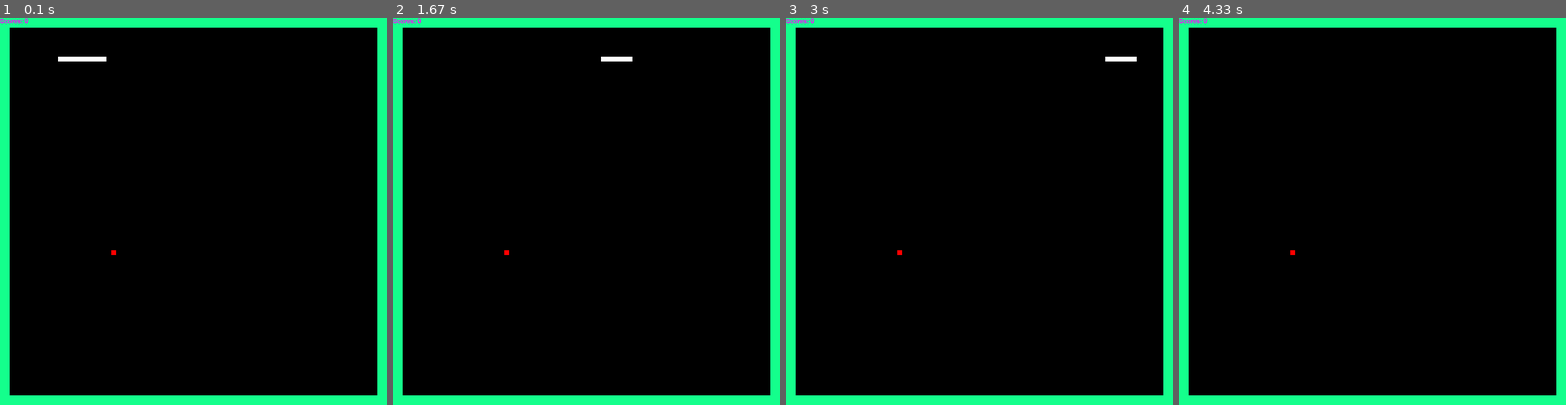
Above: before the commit, frames 1-4 (left to right).
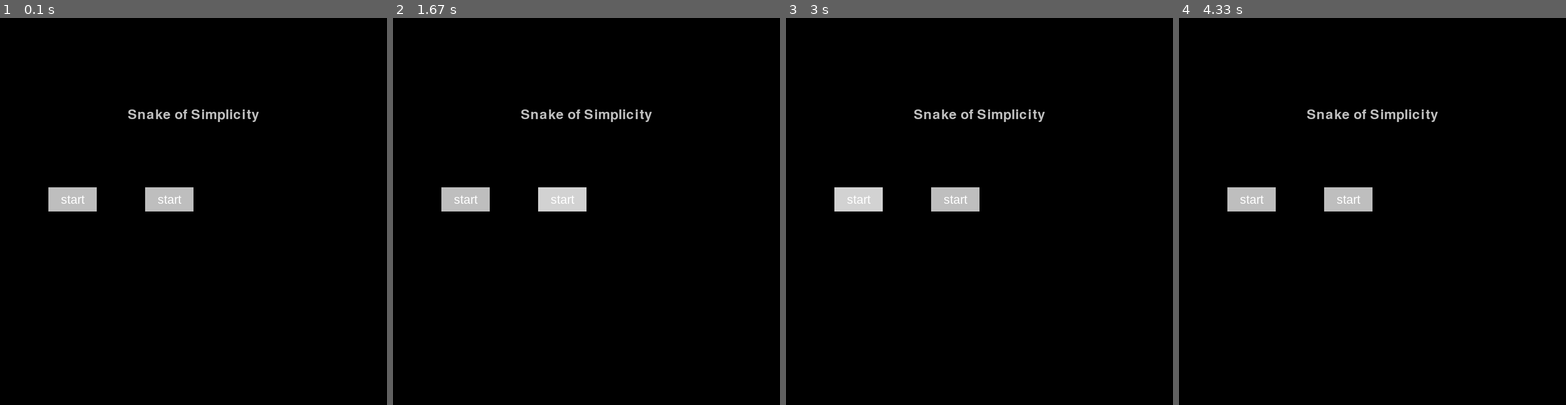
Above: after the commit, the same moments.

Repository: echocho/pygame_Snake
Game: pygame game, started from snake_class.py
The game is run twice, just before and just after one commit, with the same random seed, the same clock (stepped at 60 frames per second) and the same inputs.
Inputs (mouse positions are in pixels of both pictures, inside the frame that each line leads up to):
- Up to frame 1 (0.1 s): no input
- Up to frame 2 (1.67 s): click (466, 199) at 0.42 s, where only the run after the commit has a clickable "start"; click (571, 226) at 0.77 s; click (563, 199) at 1.6 s, where only the run after the commit has a clickable "start"
- Up to frame 3 (3 s): click (1037, 76) at 1.93 s; click (840, 199) at 2.77 s
- Up to frame 4 (4.33 s): click (1372, 257) at 3.1 s; click (1252, 199) at 3.93 s, where only the run after the commit has a clickable "start"; click (1225, 126) at 4.27 s

The runs differ from the first frame. In frame 1, 12% of the frame differs, in the area x 0-100%, y 0-100%; in frame 2, 12%; in frame 3, 12%; in frame 4, 12%.

Commit message:
variable names refactored

Diff:
--- a/snake_button.py
+++ b/snake_button.py
@@ -9,25 +9,25 @@
         self.banner = name
 
     def text_objects(self, text, font):
-        textSurface = font.render(text, True, WHITE)
-        return textSurface, textSurface.get_rect()
+        text_surface = font.render(text, True, WHITE)
+        return text_surface, text_surface.get_rect()
 
-    def create(self, Surface, inactive_color, x_pos, y_pos, width, height):
-        pygame.draw.rect(Surface, inactive_color, [x_pos, y_pos, width, height])
+    def create(self, surface, inactive_color, x_pos, y_pos, width, height):
+        pygame.draw.rect(surface, inactive_color, [x_pos, y_pos, width, height])
 
-    def mouseHoverEffect(self, Surface, active_color, x_pos, y_pos, width, height):
+    def mouse_hover_effect(self, surface, active_color, x_pos, y_pos, width, height):
         mouse = pygame.mouse.get_pos()
         if x_pos + width > mouse[0] > x_pos and y_pos + height > mouse[1] > y_pos:
-            pygame.draw.rect(Surface, active_color, [x_pos, y_pos, width, height])
+            pygame.draw.rect(surface, active_color, [x_pos, y_pos, width, height])
 
-    def addText(self, Surface, text, x_pos, y_pos, width, height, color):
-        set_textFont = pygame.font.SysFont('arial.ttf', 25)
-        textSurface, textArea = self.text_objects('start', set_textFont)
-        textArea.center = (x_pos+(width/2), (y_pos + height/2))
-        Surface.blit(textSurface, textArea)
+    def addText(self, surface, text, x_pos, y_pos, width, height, color):
+        set_text_font = pygame.font.SysFont('arial.ttf', 25)
+        text_surface, text_area = self.text_objects('start', set_text_font)
+        text_area.center = (x_pos+(width/2), (y_pos + height/2))
+        surface.blit(text_surface, text_area)
         pygame.display.update()
 
-    def addTrigger(self, x_pos, y_pos, width, height):
+    def add_trigger(self, x_pos, y_pos, width, height):
         mouse = pygame.mouse.get_pos()
         click = pygame.mouse.get_pressed()
         if x_pos + width > mouse[0] > x_pos and y_pos + height > mouse[1] > y_pos:
--- a/snake_class.py
+++ b/snake_class.py
@@ -1,14 +1,14 @@
 import pygame, random, time
 pygame.init()
+
 import snake_world
+import snake_food
+import snake_snake
+import snake_manu
+
 World = snake_world.World()
-import snake_button
-Button = snake_world.World()
-import snake_manu
 Manu = snake_manu.Manu()
-import snake_food
 Food = snake_food.Food()
-import snake_snake
 Snake = snake_snake.Snake()
 
 # -------------------
@@ -22,6 +22,7 @@
 FOOD_RANGE_2 = BORDER_THICKNESS = SCREEN_HEIGHT - 1.5*BORDER_THICKNESS
 SNAKE_RECT_LEN = 10
 INITIAL_SNAKE_LEN = 200
+
 BLACK = (0, 0, 0)
 GREEN = (20, 255, 140)
 LIGHT_GREY = (210, 210, 210)
@@ -32,8 +33,12 @@
 YELLOW = (255, 255, 0)
 CYAN = (0, 255, 255)
 BLUE = (100, 100, 255)
+
 SPEED = 5
 foodRectSize = 10
+
+INITIAL_SNAKE_X_POS = 80
+INITIAL_SNAKE_Y_POS = 80
 # -------------------
 # -------------------
 
@@ -41,83 +46,88 @@
 screen = pygame.display.set_mode(SCREEN_SIZE)
 clock = pygame.time.Clock()
 
+
 class BorderHitChecker:
+
     def __init__(self):
         self.status = False
-    def check():
-        (head_x_pos, head_y_pos) = Snake.headLocation()
+
+    def check(self):
+        (head_x_pos, head_y_pos) = Snake.head_location()
         if head_x_pos < BORDER_THICKNESS or head_x_pos > SCREEN_WIDTH - BORDER_THICKNESS or head_y_pos < BORDER_THICKNESS or head_y_pos > SCREEN_HEIGHT - BORDER_THICKNESS:
-            World.gameOver(screen)
+            World.game_over(screen)
             print('hit border')
             self.status = True
 
 class CollapseChecker:
+
     def __init__(self):
         self.status = False
-    def check():
-        if Snake.bodyList[-1] in Snake.bodyList[:-1]:
-            World.gameOver(screen)
-            print('collapes with itself')
-            print(Snake.bodyList)
+
+    def check(self):
+        if Snake.body_list[-1] in Snake.body_list[:-1]:
+            World.game_over(screen)
+            # print('Collapse with itself')
+            # print(Snake.bodyList)
             self.status = True
+
+
+Manu.game_intro(screen, 'Snake of Simplicity', 28)
 
 # main game loop
 def main_game_loop():
-    carryOn = True
+
+    carry_on = True
     score = 0
 
+    Snake.initialize_snake(screen, WHITE, INITIAL_SNAKE_X_POS, INITIAL_SNAKE_Y_POS)
+    Food.initialize_food(FOOD_RANGE_1, FOOD_RANGE_2)
+    print(Food.food_list)
 
-    Snake.initialize_snake(screen, WHITE, 80, 80)
-    Food.initialize_food(FOOD_RANGE_1, FOOD_RANGE_2)
-    print(Food.foodList)
-
-
-
-    while carryOn:
+    while carry_on:
         for event in pygame.event.get():
             if event.type == pygame.QUIT:
                 pygame.quit()
 
         screen.fill(BLACK)
 
-        # World.draw_border(screen, GREEN, SCREEN_WIDTH, SCREEN_HEIGHT, BORDER_THICKNESS)
-        World.draw_border(screen, GREEN, SCREEN_WIDTH, SCREEN_HEIGHT, 20)
+        # draw border
+        # World.draw_border(screen, GREEN, SCREEN_WIDTH, SCREEN_HEIGHT, BORDER_THICKNESS)-- to delete
+        World.draw_border(screen, GREEN, SCREEN_WIDTH, SCREEN_HEIGHT, BORDER_THICKNESS)
 
         Snake.move()
 
-
         # check if snake eats the food and then generate new food:
-        food_x, food_y = Food.currentLocation()
-        snake_x, snake_y = Snake.headLocation()
+        food_x, food_y = Food.current_location()
+        snake_x, snake_y = Snake.head_location()
         # print((food_x, food_y))
 
         if snake_x >= food_x and snake_x + SNAKE_RECT_LEN >= food_x + foodRectSize:
-            print('yes food in bodylist')
-            Snake.extendBody(food_x, food_y)
+            # print('yes food in bodylist')
+            Snake.extend_body(food_x, food_y)
             Food.generate_food(FOOD_RANGE_1, FOOD_RANGE_2)
 
         Food.draw_food(screen)
 
-
-
         World.score_cal(screen, score)
-
 
         Snake.draw_snake(screen, WHITE)
 
 
         # check if snake hits border
-        # BorderHitChecker.check()
-        # if BorderHitChecker().status == True:
-        #     carryOn = False
+        BorderHitChecker().check()
 
-        # CollapseChecker.check()
-        # if CollapseChecker().status == True:
-        #     carryOn = False
+        if BorderHitChecker().status:
+            carry_on = False
 
+        CollapseChecker().check()
 
-        # pygame.display.update()
-        # clock.tick(35)
+        if CollapseChecker().status:
+            carry_on = False
+
+        pygame.display.update()
+        clock.tick(35)
+
 
 main_game_loop()
 
--- a/snake_food.py
+++ b/snake_food.py
@@ -3,35 +3,45 @@
 
 RED = (255, 0, 0)
 
+
 class Food:
+
     foodRectSize = 10
+
     def __init__(self):
-        self.foodList = []
+        self.food_list = []
         self.color = RED
+        self.food_x_pos = None
+        self.food_y_pos = None
 
+    def food_list(self):
+        return self.food_list
 
-    def foodList():
-        return self.foodList
+    def current_location(self):
+        return self.food_list[0][0], self.food_list[0][1]
 
-    def currentLocation(self):
-        return self.foodList[0][0], self.foodList[0][1]
+    def initialize_food(self, random_start_range, random_end_range, divider=10):
+        self.food_x_pos, self.food_y_pos = random.randint(random_start_range, random_end_range), random.randint(random_start_range, random_end_range)
 
-    def initialize_food(self, randomStartRange, randomEndRange, divider=10):
-        self.food_x_pos, self.food_y_pos = random.randint(randomStartRange, randomEndRange), random.randint(randomStartRange, randomEndRange)
         while self.food_x_pos % divider != 0 or self.food_y_pos % divider != 0:
-            self.food_x_pos = random.randint(randomStartRange, randomEndRange)
-            self.food_y_pos = random.randint(randomStartRange, randomEndRange)
-        self.foodList.append((self.food_x_pos, self.food_y_pos))
+            self.food_x_pos = random.randint(random_start_range, random_end_range)
+            self.food_y_pos = random.randint(random_start_range, random_end_range)
+        self.food_list.append((self.food_x_pos, self.food_y_pos))
 
-    def generate_food(self, randomStartRange, randomEndRange, divider=10):
-        self.foodList.pop(0)
-        # self.food_x_pos, self.food_y_pos = random.randint(randomStartRange, randomEndRange), random.randint(randomStartRange, randomEndRange)
+        return self.food_list
+
+    def generate_food(self, random_start_range, random_end_range, divider=10):
+        self.food_list.pop(0)
+
+        # self.food_x_pos, self.food_y_pos = random.randint(random_start_range, random_end_range), random.randint(random_start_range, random_end_range)
         while self.food_x_pos % divider != 0 or self.food_y_pos % divider != 0:
-            self.food_x_pos = random.randint(randomStartRange, randomEndRange)
-            self.food_y_pos = random.randint(randomStartRange, randomEndRange)
-        self.foodList.append((self.food_x_pos, self.food_y_pos))
-        print(self.foodList)
+            self.food_x_pos = random.randint(random_start_range, random_end_range)
+            self.food_y_pos = random.randint(random_start_range, random_end_range)
+        self.food_list.append((self.food_x_pos, self.food_y_pos))
+        # print(self.food_list)
 
-    def draw_food(self, Surface):
-        pygame.draw.rect(Surface, self.color, [self.foodList[0][0], self.foodList[0][1], self.foodRectSize, self.foodRectSize])
+        return self.food_list
+
+    def draw_food(self, surface):
+        pygame.draw.rect(surface, self.color, [self.food_list[0][0], self.food_list[0][1], self.foodRectSize, self.foodRectSize])
         pygame.display.update()
--- a/snake_manu.py
+++ b/snake_manu.py
@@ -1,35 +1,49 @@
 import pygame
 pygame.init()
+
 import snake_button
+
+GREY = (190, 190, 190)
+BLACK = (0, 0, 0)
+LIGHT_GREY = (210, 210, 210)
+WHITE = (255, 255, 255)
+
+SCREEN_WIDTH = 800
+SCREEN_HEIGHT = 800
 
 clock = pygame.time.Clock()
 
 
 class Manu:
+
     def text_objects(self, text, font):
-        textSurface = font.render(text, True, GREY)
-        return textSurface, textSurface.get_rect()
+        text_surface = font.render(text, True, GREY)
+        return text_surface, text_surface.get_rect()
 
-    def game_intro(self, gameTitle, titleFontSize):
+    def game_intro(self, surface, game_title, title_font_size):
         intro = True
+
         while intro:
             for event in pygame.event.get():
                 if event.type == pygame.QUIT:
                     pygame.quit()
-            screen.fill(BLACK)
-            set_textFont = pygame.font.Font('freesansbold.ttf', titleFontSize)
-            textSurface, textArea = self.text_objects(gameTitle, set_textFont)
-            textArea.center = ((SCREEN_WIDTH/2), (SCREEN_HEIGHT/4))
-            screen.blit(textSurface, textArea)
+
+            surface.fill(BLACK)
+            set_text_font = pygame.font.Font('freesansbold.ttf', title_font_size)
+            text_surface, text_area = self.text_objects(game_title, set_text_font)
+            text_area.center = ((SCREEN_WIDTH/2), (SCREEN_HEIGHT/4))
+            surface.blit(text_surface, text_area)
+
             # create two buttons here
-            start_button = Button('start')
-            start_button.create(GREY, 100, 350, 100, 50)
-            start_button.mouseHoverEffect(LIGHT_GREY, 100, 350, 100, 50)
-            start_button.addText('PLAY', 100, 350, 100, 50, WHITE)
-            quit_button = Button('quit')
-            quit_button.create(GREY, 300, 350, 100, 50)
-            quit_button.mouseHoverEffect(LIGHT_GREY, 300, 350, 100, 50)
-            # quit_button.addText('QUIT', 300, 350, 100, 50, WHITE)
+            start_button = snake_button.Button('start')
+            start_button.create(surface, GREY, 100, 350, 100, 50)
+            start_button.mouse_hover_effect(surface, LIGHT_GREY, 100, 350, 100, 50)
+            start_button.addText(surface, 'PLAY', 100, 350, 100, 50, WHITE)
+
+            quit_button = snake_button.Button('quit')
+            quit_button.create(surface, GREY, 300, 350, 100, 50)
+            quit_button.mouse_hover_effect(surface, LIGHT_GREY, 300, 350, 100, 50)
+            quit_button.addText(surface, 'QUIT', 300, 350, 100, 50, WHITE)
 
             pygame.display.update()
             clock.tick(15)
--- a/snake_snake.py
+++ b/snake_snake.py
@@ -7,41 +7,45 @@
 SPEED = 5
 direction_vector = (1, 0)
 
+
 class Snake:
 
     def __init__(self):
-        self.bodyList = []
+        self.body_list = []
 
-    def extendBody(self, x, y):
-        self.bodyList = [(x,y)] + self.bodyList
-        self.bodyList.pop(0)
+    def extend_body(self, x, y):
+        self.body_list = [(x,y)] + self.body_list
+        self.body_list.pop(0)
 
-    def bodyList():
-        return self.bodyList
+    def body_list(self):
+        return self.body_list
 
-    def headLocation(self):
-        return self.bodyList[-1][0], self.bodyList[-1][1]
+    def head_location(self):
+        return self.body_list[-1][0], self.body_list[-1][1]
 
-    def initialize_snake(self, Surface, color, ini_x_pos, ini_y_pos):
+    def initialize_snake(self, surface, color, ini_x_pos, ini_y_pos):
         while ini_x_pos + SNAKE_RECT_LEN <= INITIAL_SNAKE_LEN:
-            self.bodyList.append((ini_x_pos, ini_y_pos))
+            self.body_list.append((ini_x_pos, ini_y_pos))
             ini_x_pos += SNAKE_RECT_LEN
         # pygame.display.update()
         # clock.tick(35)
 
-    def draw_snake(self, Surface, color):
-        for (x, y) in self.bodyList:
-            pygame.draw.rect(Surface, color, [x, y, SNAKE_RECT_LEN, SNAKE_RECT_LEN])
+    def draw_snake(self, surface, color):
+        for (x, y) in self.body_list:
+            pygame.draw.rect(surface, color, [x, y, SNAKE_RECT_LEN, SNAKE_RECT_LEN])
 
         pygame.display.update()
         clock.tick(35)
 
     def move(self):
         global direction_vector
+
         keys = pygame.key.get_pressed()
-        head_x_pos, head_y_pos = self.headLocation()
+        head_x_pos, head_y_pos = self.head_location()
         new_direction_vector = (keys[pygame.K_RIGHT] - keys[pygame.K_LEFT], keys[pygame.K_DOWN] - keys[pygame.K_UP])
+
         if new_direction_vector != (0, 0) and [sum(x) for x in zip(new_direction_vector, direction_vector)] != [0,0]:
             direction_vector = new_direction_vector
-        self.bodyList.append((head_x_pos + direction_vector[0] * SPEED, head_y_pos + direction_vector[1] * SPEED))
-        self.bodyList.pop(0)
+
+        self.body_list.append((head_x_pos + direction_vector[0] * SPEED, head_y_pos + direction_vector[1] * SPEED))
+        self.body_list.pop(0)
--- a/snake_world.py
+++ b/snake_world.py
@@ -3,48 +3,41 @@
 
 PURPLE = (255, 0, 255)
 GREY = (190, 190, 190)
-# SCREEN_WIDTH = 500
-# SCREEN_HEIGHT = 500
-# BORDER_THICKNESS = 20
+
+SCREEN_WIDTH = 800
+SCREEN_HEIGHT = 800
+BORDER_THICKNESS = 20
+
 
 class World:
-    def score_cal(self, Surface, score):
+
+    @staticmethod
+    def score_cal(surface, score):
         font = pygame.font.SysFont(None, 20)
         text = font.render("Scores: "+str(score), True, PURPLE)
-        Surface.blit(text, (0,0))
+        surface.blit(text, (0,0))
 
-    def message_display(self, Surface, text):
-        set_textFont = pygame.font.SysFont(None,65)
-        textSurface, textArea = self.text_objects(text, set_textFont)
-        textArea.center = ((SCREEN_WIDTH/2),(SCREEN_HEIGHT/2))
-        Surface.blit(textSurface, textArea)
+    def message_display(self, surface, text):
+        set_text_font = pygame.font.SysFont(None,65)
+        text_surface, text_area = self.text_objects(text, set_text_font)
+        text_area.center = ((SCREEN_WIDTH/2),(SCREEN_HEIGHT/2))
+        Surface.blit(text_surface, text_area)
 
         pygame.display.update()
 
         time.sleep(2)
 
-    def gameOver(self, Surface):
-        self.message_display(Surface, 'Game Over!')
+    def game_over(self, surface):
+        self.message_display(surface, 'Game Over!')
 
-    def text_objects(self, text, font):
-        textSurface = font.render(text, True, GREY)
-        return textSurface, textSurface.get_rect()
+    @staticmethod
+    def text_objects(text, font):
+        text_surface = font.render(text, True, GREY)
+        return text_surface, text_surface.get_rect()
 
-    def draw_border(self, Surface, color, SCREEN_WIDTH, SCREEN_HEIGHT, BORDER_THICKNESS):
-        pygame.draw.rect(Surface, color, [0, 0, SCREEN_WIDTH, BORDER_THICKNESS])
-        pygame.draw.rect(Surface, color, [0, 0, BORDER_THICKNESS, SCREEN_HEIGHT])
-        pygame.draw.rect(Surface, color, [0, SCREEN_HEIGHT - BORDER_THICKNESS, SCREEN_WIDTH, BORDER_THICKNESS])
-        pygame.draw.rect(Surface, color, [SCREEN_WIDTH - BORDER_THICKNESS, 0, BORDER_THICKNESS, SCREEN_HEIGHT])
-
-    # def borderHitChecker():
-    #     status = False
-    #     (head_x_pos, head_y_pos) = snake.headLocation()
-    #     if head_x_pos < border_thickness or head_x_pos > screen - border_thickness or head_y_pos < border_thickness or head_y_pos > screen_height - border_thickness:
-    #         world.gameOver
-    #         status = True
-
-    # def collapseChecker():
-    #     status = False
-    #     if snake.bodyList[-1] in Snake.bodyList[:-1]:
-    #         world.gameOver()
-    #         status = True
+    @staticmethod
+    def draw_border(surface, color, screen_width, screen_height, border_thickness):
+        pygame.draw.rect(surface, color, [0, 0, screen_width, border_thickness])
+        pygame.draw.rect(surface, color, [0, 0, border_thickness, screen_height])
+        pygame.draw.rect(surface, color, [0, screen_height - border_thickness, screen_width, border_thickness])
+        pygame.draw.rect(surface, color, [screen_width - border_thickness, 0, border_thickness, screen_height])
